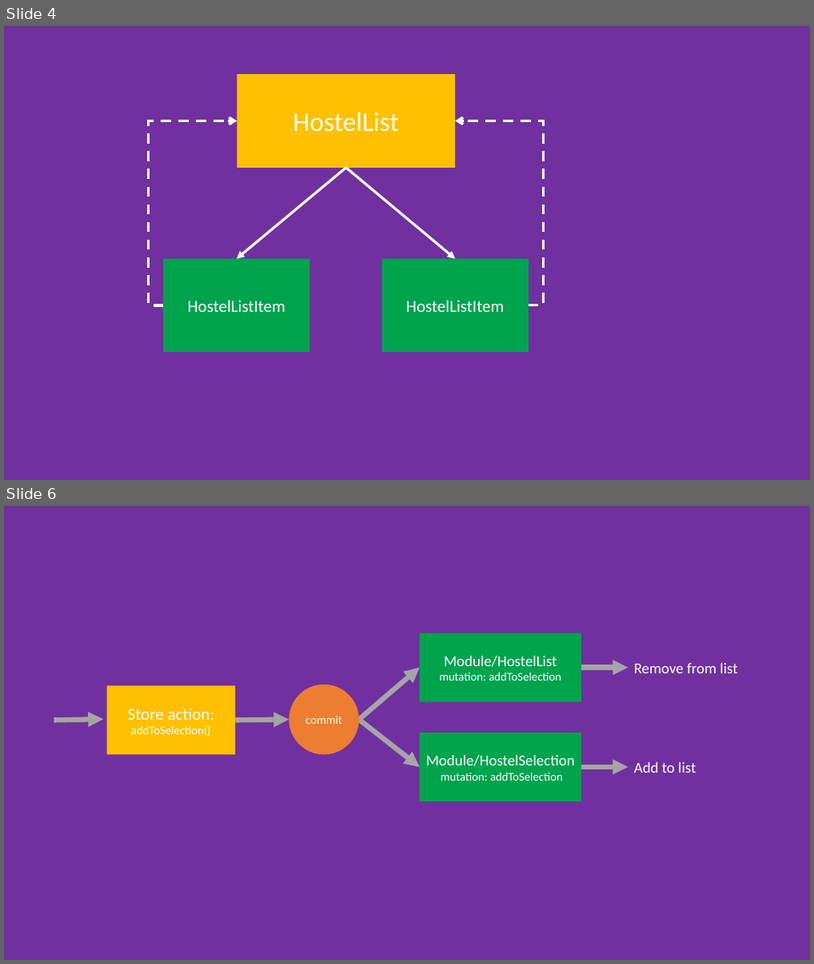
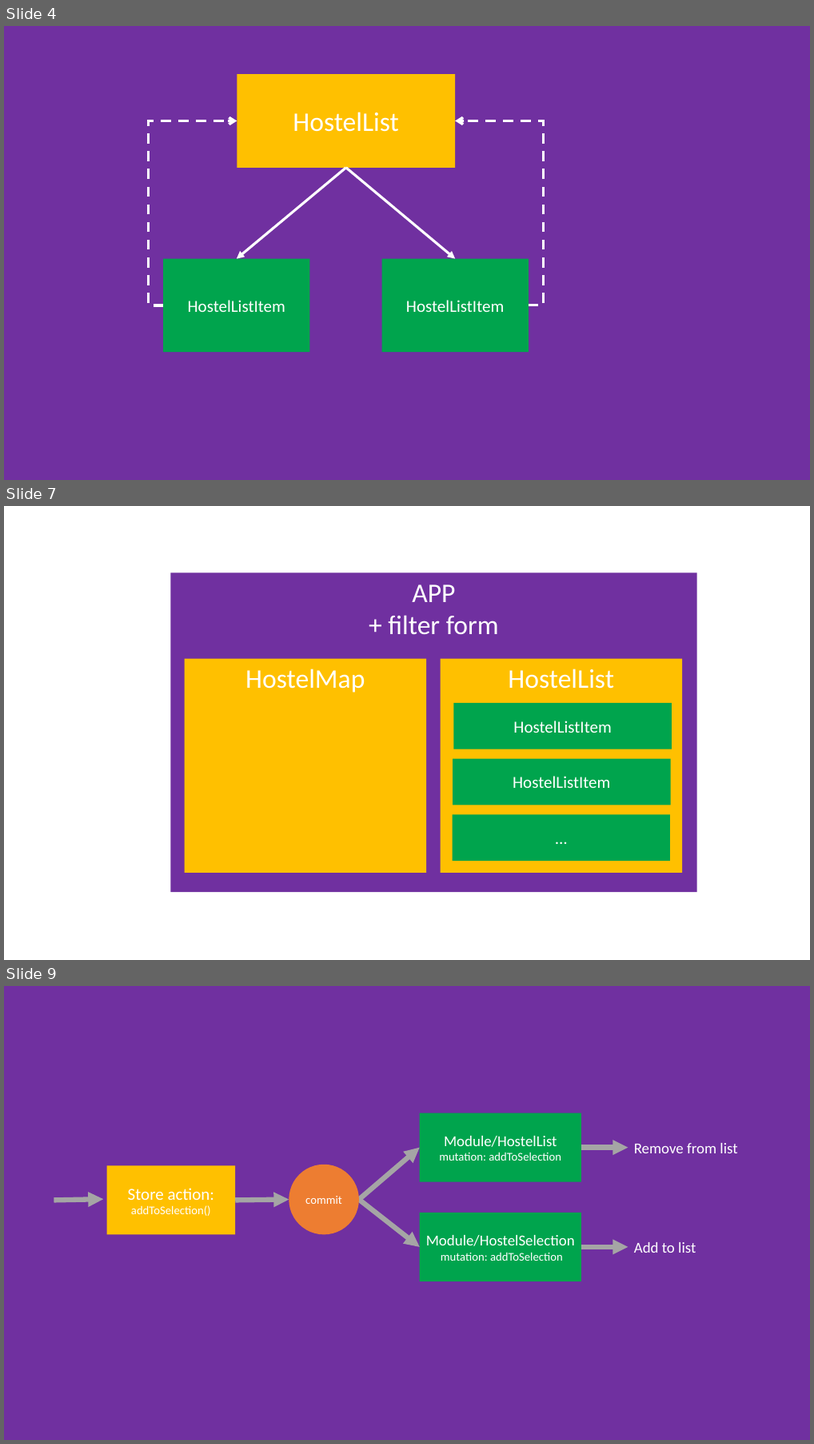
Before and after one commit to maxpou-slides/vuejs-training, a slide deck: resources/schemas.pptx. Shown one above the other, each under a label of ours: slides 4 and 6 before the commit, slides 4, 7 and 9 after it; the slides between them are not shown. The pictures are 814x964 and 814x1444 pixels, drawn with LibreOffice and Linux fonts; fonts in the diff are those of the drawing. Boxes give left, top, right and bottom in pixels: in the first picture for what was removed or moved away, otherwise in the second. Text is boxed around its words. In the diff, an @@ line names an element or a change of style, - is before the commit and + after.

```diff
--- a/resources/schemas.pptx
+++ b/resources/schemas.pptx
@@ slide 7 added at <box>4,506,810,960</box>, background #FFFFFF @@
@@ rectangle added at <box>171,572,698,892</box>, fill #7030A0, 32 pt, text #FFFFFF @@
+APP
++ filter form
@@ rectangle added at <box>184,659,426,872</box>, fill #FFC000, 32 pt, text #FFFFFF @@
+HostelMap
@@ rectangle added at <box>441,659,682,872</box>, fill #FFC000, 32 pt, text #FFFFFF @@
+HostelList
@@ rectangle added at <box>454,703,672,748</box>, fill #00A44D, 20 pt, text #FFFFFF @@
+HostelListItem
@@ rectangle added at <box>453,758,670,804</box>, fill #00A44D, 20 pt, text #FFFFFF @@
+HostelListItem
@@ rectangle added at <box>453,815,670,860</box>, fill #00A44D, 20 pt, text #FFFFFF @@
+…
@@ what was slide 6 is now slide 9 @@
```
Also in this commit, not shown: 1 slide changed, 2 other slides added, 15 other files.
